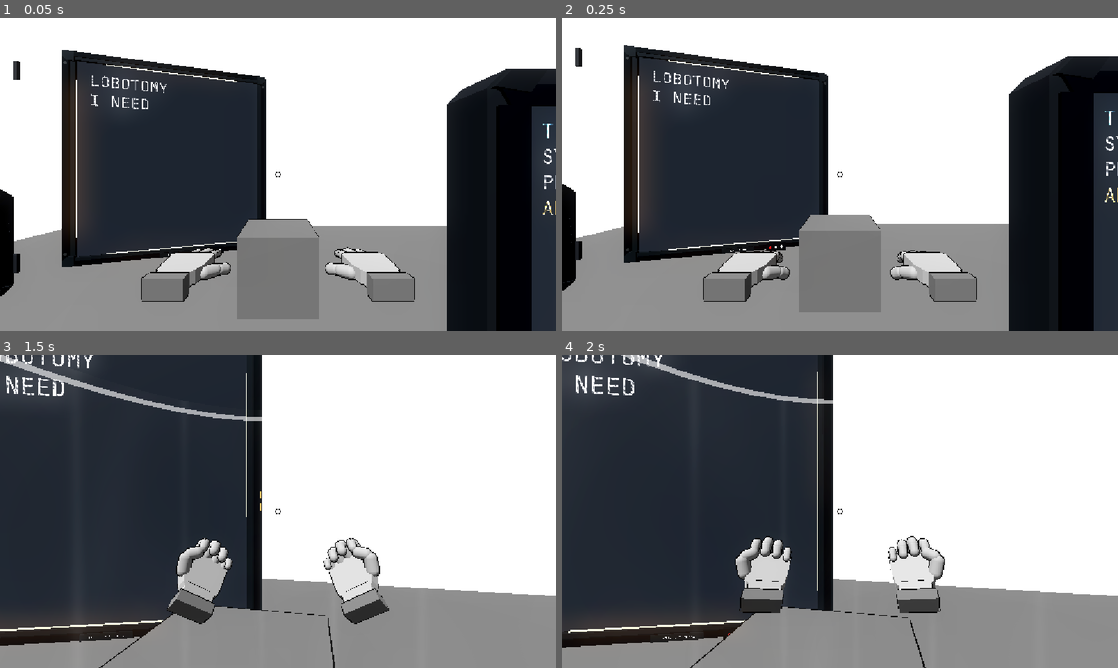
Above: before the commit, frames 1-4 (two rows, left to right).
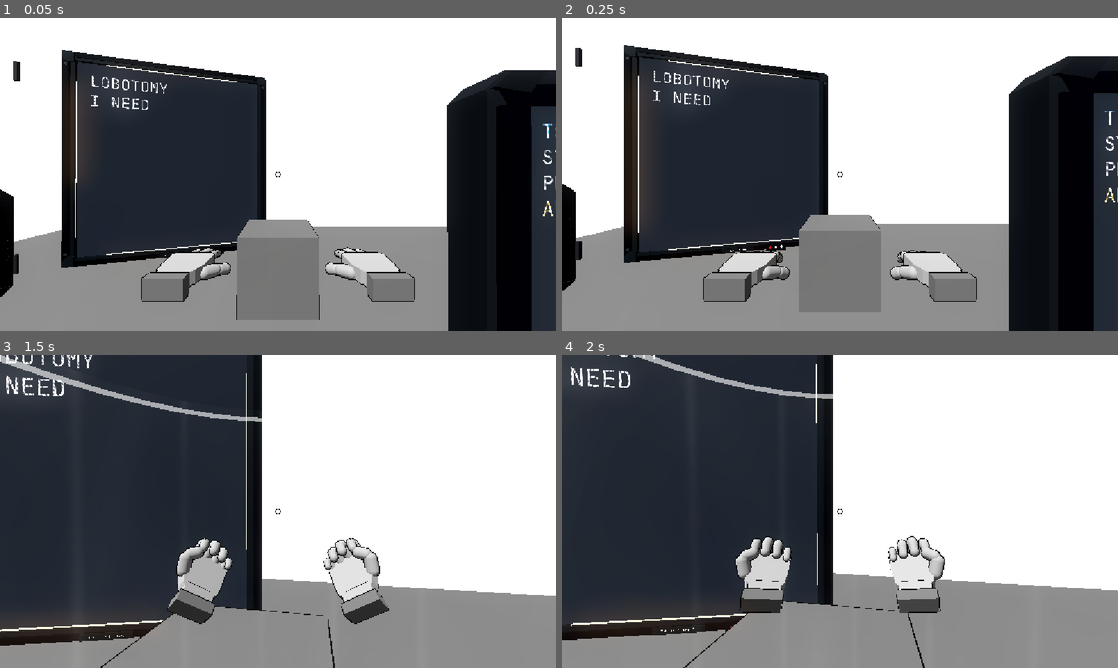
Above: after the commit, the same moments.

Repository: greedisfaust/fowl-play-project
Game: Godot game, scene res://arena/test_arena.tscn
Same seed, same stepped clock (60 frames per second), same inputs: the game is played once before the commit and once after it.
Inputs (mouse positions are in pixels of both pictures, inside the frame that each line leads up to):
- Up to frame 1 (0.05 s): no input
- Up to frame 2 (0.25 s): no input
- Up to frame 3 (1.5 s): tap Enter at 0.5 s; move the mouse to (305, 511) at 0.52 s; hold E (interact) 0.53-1.28 s; hold W (move_forward) from 0.53 s (still down); click (305, 511) at 0.67 s; tap Space (jump) at 0.77 s; move the mouse to (250, 511) at 1.27 s; tap F (parry) at 1.35 s
- Up to frame 4 (2 s): keep holding W (move_forward); tap Space (jump) at 1.52 s

The runs differ from the first frame. In frame 1, 1.5% of the frame differs, in the area x 0-100%, y 10-100%; in frame 2, nothing differs; in frame 3, 0.5%; in frame 4, 4.4%, in the area x 0-100%, y 0-100%.

Commit message:
fix: wire camera presentation into player lifecycle

Diff:
--- a/fowl-play/player/player.gd
+++ b/fowl-play/player/player.gd
@@ -10,12 +10,15 @@
 const COMBAT_PRESENTATION_SCRIPT = preload("res://combat/combat_presentation.gd")
 const PARRY_BARRIER_SCRIPT = preload("res://combat/parry_barrier_presentation.gd")
 const MOVEMENT_PRESENTATION_SCRIPT = preload("res://ragdoll/procedural_movement_presentation.gd")
+const CAMERA_PRESENTATION_SCRIPT = preload("res://player/camera_presentation.gd")
 var _movement_controller: RefCounted = MOVEMENT_CONTROLLER_SCRIPT.new()
 var _jump_controller: RefCounted = JUMP_CONTROLLER_SCRIPT.new()
 var _combat_controller: RefCounted = COMBAT_CONTROLLER_SCRIPT.new()
 var _combat_presentation: RefCounted = COMBAT_PRESENTATION_SCRIPT.new()
 var _parry_barrier: RefCounted = PARRY_BARRIER_SCRIPT.new()
 var _movement_presentation: RefCounted = MOVEMENT_PRESENTATION_SCRIPT.new()
+var _camera_presentation: RefCounted = CAMERA_PRESENTATION_SCRIPT.new()
+@export_range(0.0, 1.5, 0.05) var camera_motion_intensity: float = 1.0
 var _movement_presentation_last_yaw: float = 0.0
 var _movement_presentation_yaw_initialized: bool = false
 var _parry_active: bool = false
@@ -301,6 +304,8 @@
 		if rig != null and not bool(rig.call("is_pose_blending")):
 			_finish_recovery()
 		return
+	if is_local_player:
+		_update_first_person_camera_presentation(delta)
 	_combat_presentation.call("advance", delta)
 	var grounded_for_legs: bool = is_on_floor() if is_local_player else _remote_grounded
 	if rig != null:
@@ -327,6 +332,15 @@
 			rotation.y = snapshot.yaw
 			head.rotation.x = snapshot.pitch
 			_remote_grounded = bool(snapshot.get("grounded", true))
+
+func _update_first_person_camera_presentation(delta: float) -> void:
+	if not is_local_player or is_limp or is_recovering or not is_instance_valid(camera):
+		return
+	_camera_presentation.set("intensity", clampf(camera_motion_intensity, 0.0, 1.5))
+	var local_velocity: Vector3 = global_basis.inverse() * velocity
+	var presentation: Dictionary = _camera_presentation.call("advance", delta, local_velocity, velocity.y, is_on_floor(), not is_carrying())
+	camera.position = Vector3(presentation.get("offset", Vector3.ZERO))
+	camera.rotation = Vector3(presentation.get("rotation", Vector3.ZERO))
 
 func _has_host_authority() -> bool:
 	return network.get("peer") == null or bool(network.get("is_host"))
@@ -830,6 +844,7 @@
 func _begin_limp_camera() -> void:
 	if not is_local_player:
 		return
+	_camera_presentation.call("reset", false)
 	var camera_transform: Transform3D = camera.global_transform
 	camera.top_level = true
 	camera.global_transform = camera_transform
@@ -875,6 +890,7 @@
 	if is_local_player:
 		camera.top_level = false
 		camera.transform = Transform3D.IDENTITY
+		_camera_presentation.call("reset", true)
 		if rig != null:
 			rig.call("set_owner_head_visible", true)
 			rig.visible = false
@@ -991,6 +1007,8 @@
 		return
 	var bounded_strength: float = clampf(strength, 1.0, 1.35)
 	_combat_presentation.call("play_recoil", direction, bounded_strength)
+	if is_local_player:
+		_camera_presentation.call("add_impact", direction, bounded_strength, global_basis)
 
 func _rotate_view(mouse_delta: Vector2) -> void:
 	if Input.mouse_mode != Input.MOUSE_MODE_CAPTURED:
